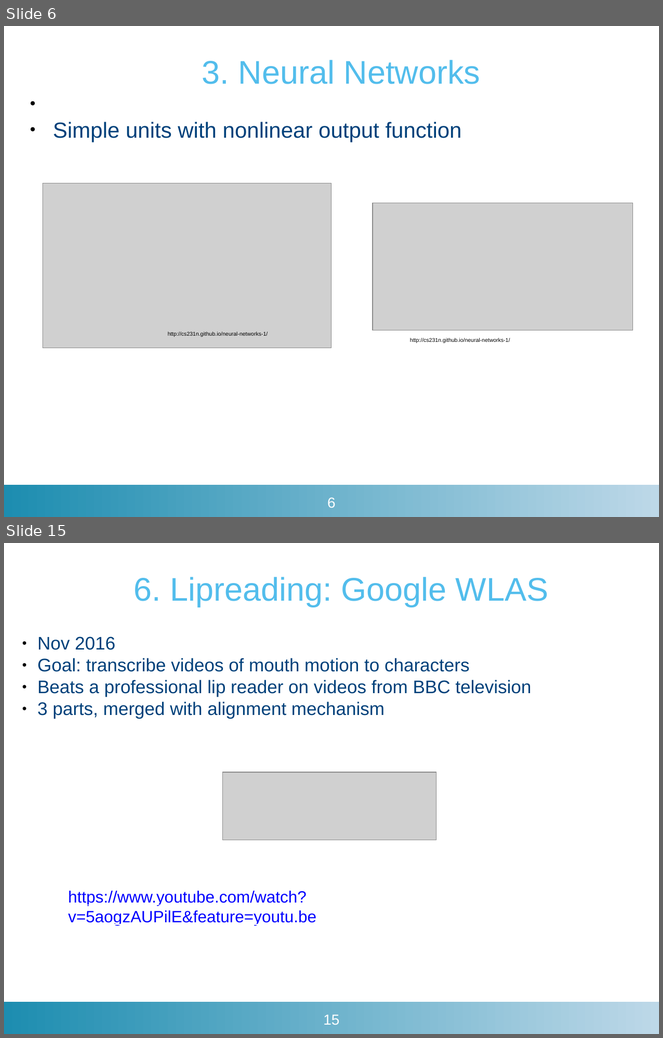
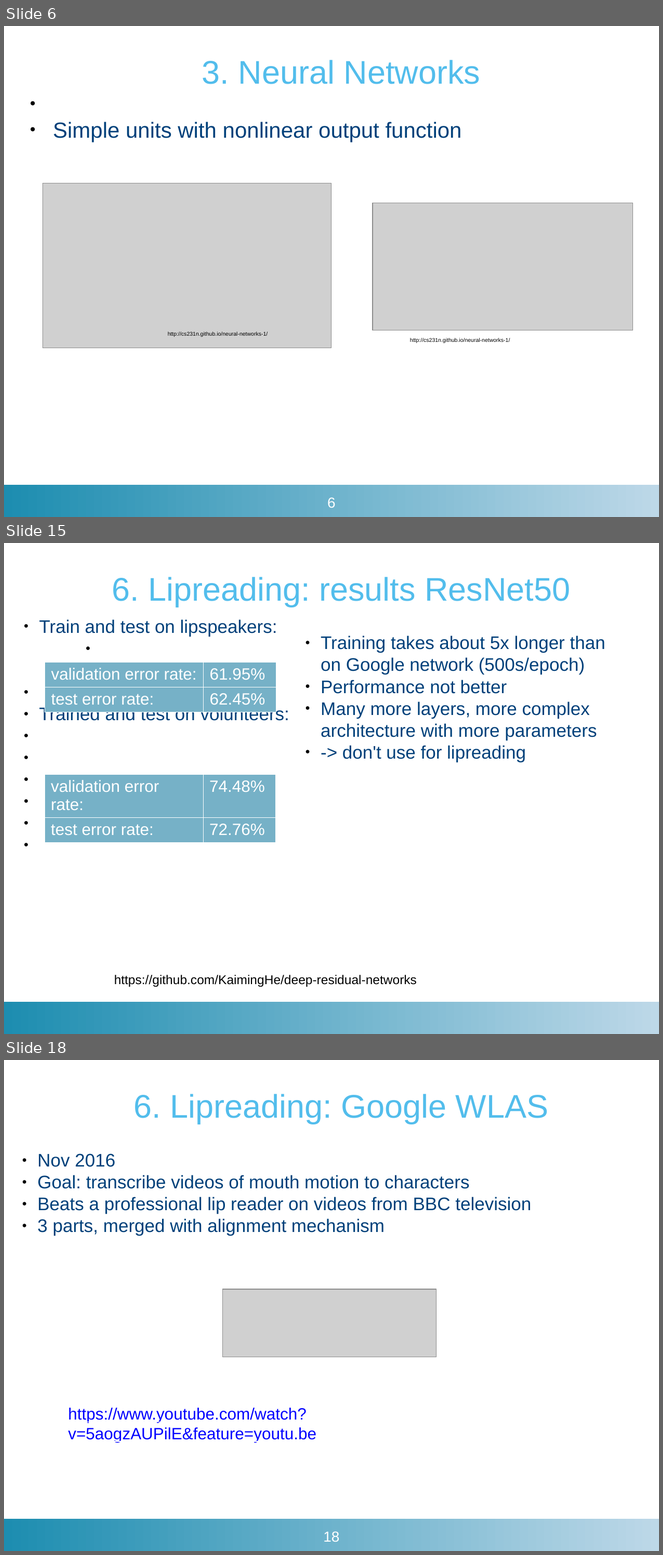
Before and after one commit to matthijsvk/convNets, a slide deck: report/tussentijdse/convNetsSR21dec2017.pptx. Shown one above the other, each under a label of ours: slides 6 and 15 before the commit, slides 6, 15 and 18 after it; the slides between them are not shown. The pictures are 663x1038 and 663x1555 pixels, drawn with LibreOffice and Linux fonts; fonts in the diff are those of the drawing; grey boxes stand for pictures; background and template pictures are left out. Boxes give left, top, right and bottom in pixels: in the first picture for what was removed or moved away, otherwise in the second. Text is boxed around its words. In the diff, an @@ line names an element or a change of style, - is before the commit and + after.

```diff
--- a/report/tussentijdse/convNetsSR21dec2017.pptx
+++ b/report/tussentijdse/convNetsSR21dec2017.pptx
@@ slide 15 added at box(4, 543, 659, 1034), background #FFFFFF; not listed: 1 template element that a slide beside it also shows @@
@@ text added at box(112, 577, 570, 607), 36 pt, text #52BDEC @@
+6. Lipreading: results ResNet50
@@ text added at box(39, 619, 289, 724), 20 pt, text #00407A @@
+● Train and test on lipspeakers:
+● Trained and test on volunteers:
@@ text added at box(321, 636, 606, 762), 20 pt, text #00407A @@
+● Training takes about 5x longer than on Google network (500s/epoch)
+● Performance not better
+● Many more layers, more complex architecture with more parameters
+● -> don't use for lipreading
@@ table added at box(45, 662, 276, 724), 2 rows, 2 columns @@
+validation error rate: | 61.95%
+test error rate: | 62.45%
@@ table added at box(45, 774, 276, 861), 2 rows, 2 columns @@
+validation error rate: | 74.48%
+test error rate: | 72.76%
@@ text added at box(114, 975, 417, 987), 14 pt, text #000000 @@
+https://github.com/KaimingHe/deep-residual-networks
@@ what was slide 15 is now slide 18 @@
@@ page number at box(323, 1532, 339, 1542): text changed @@
-15
+18
```
Also in this commit, not shown: 9 slides changed, 2 other slides added, 33 other files.
